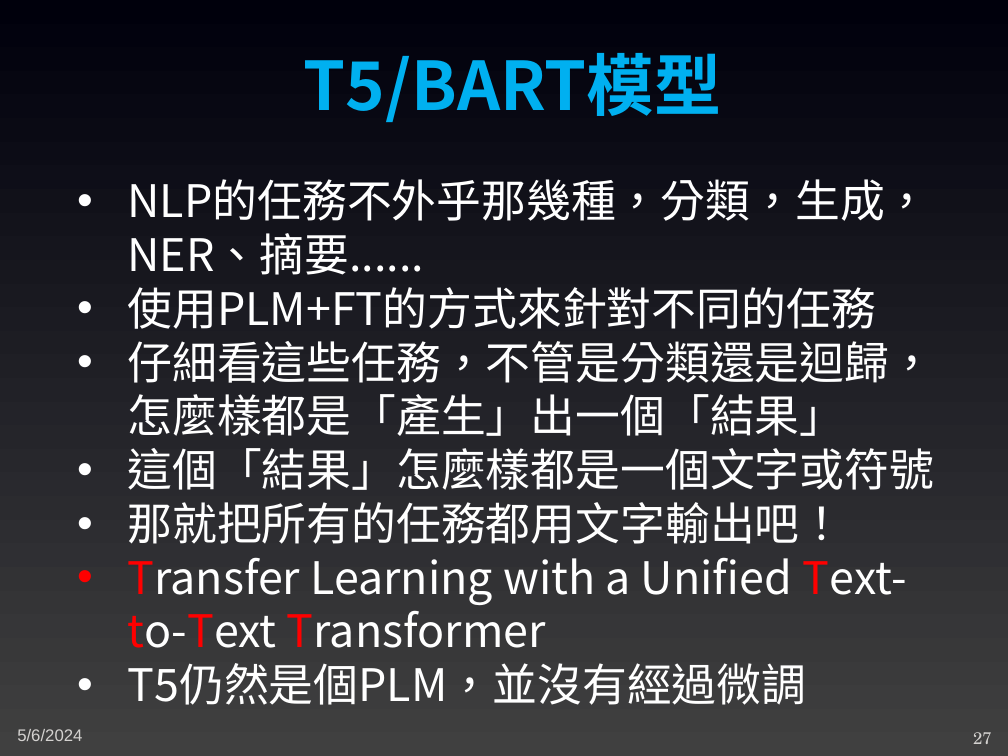
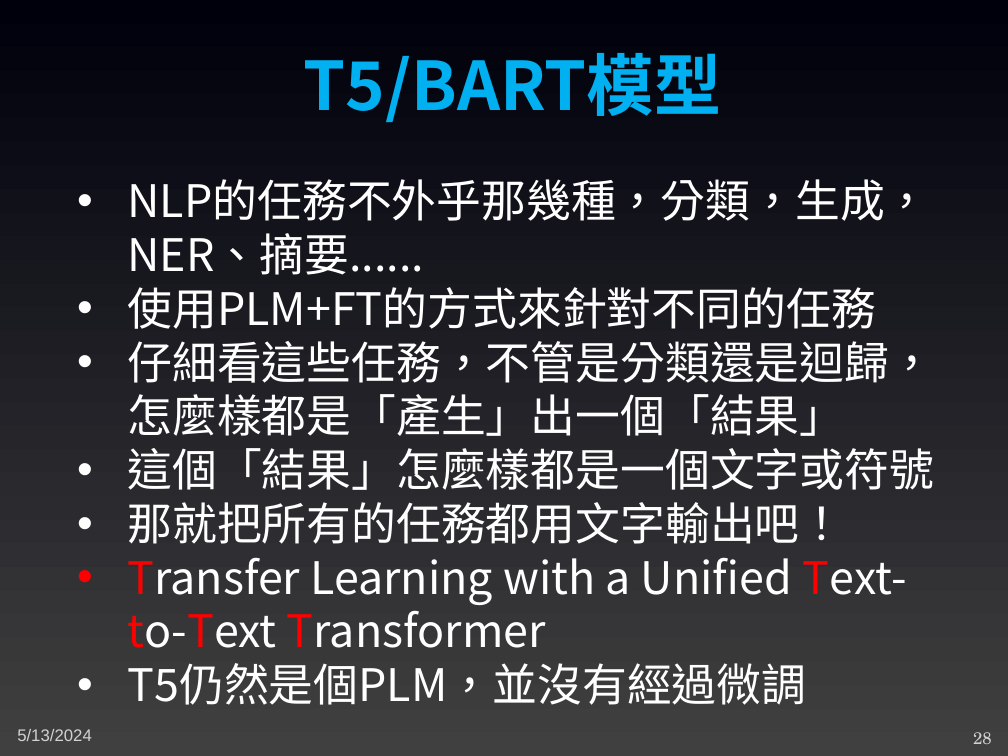
Before and after one commit to joshhu/mustllm2024basic, a slide deck: slide 28 of Slides/04：語言模型的演進/14：大型語言模型的進化.pptx (slide 27 before the commit). Drawn at 1008x756 pixels with LibreOffice and Linux fonts; fonts in the diff are those of the drawing. Boxes give left, top, right and bottom in pixels: in the first picture for what was removed or moved away, otherwise in the second. Text is boxed around its words. In the diff, an @@ line names an element or a change of style, - is before the commit and + after.

```diff
--- a/Slides/04：語言模型的演進/14：大型語言模型的進化.pptx
+++ b/Slides/04：語言模型的演進/14：大型語言模型的進化.pptx
@@ text at (17,729,92,741): text changed @@
-5/6/2024
+5/13/2024
@@ page number at (973,732,992,744): text changed @@
-27
+28
```
Also in this commit, not shown: 24 other slides changed, 1 slide added.
